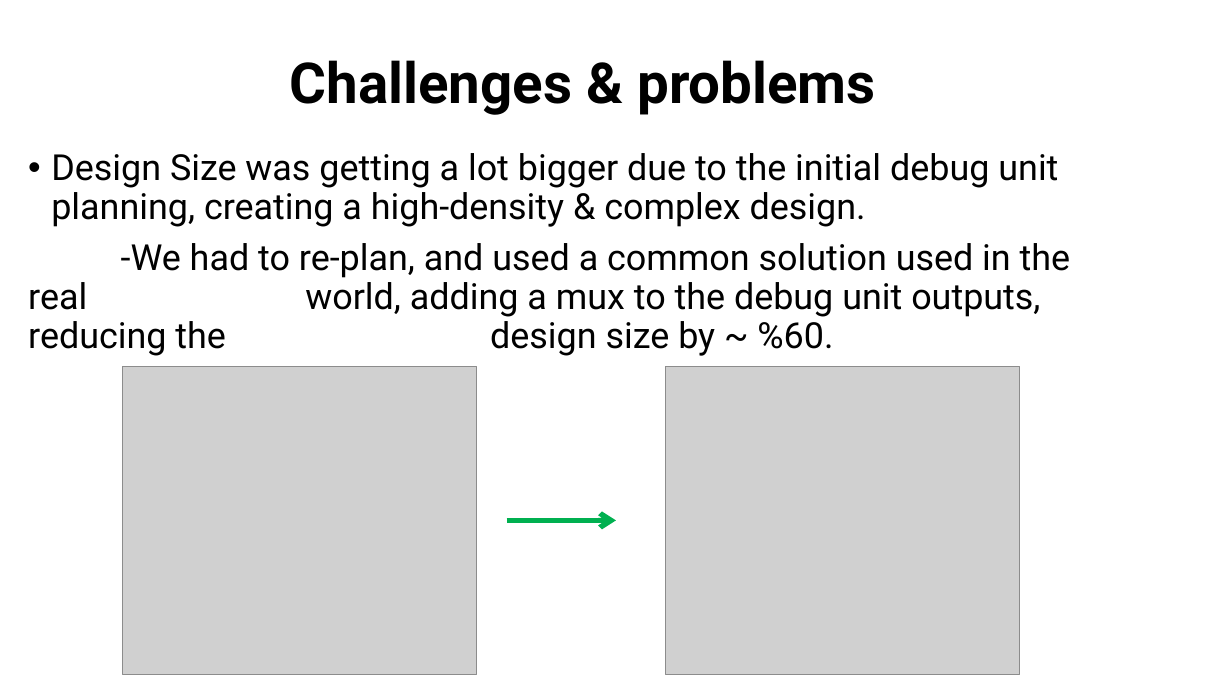
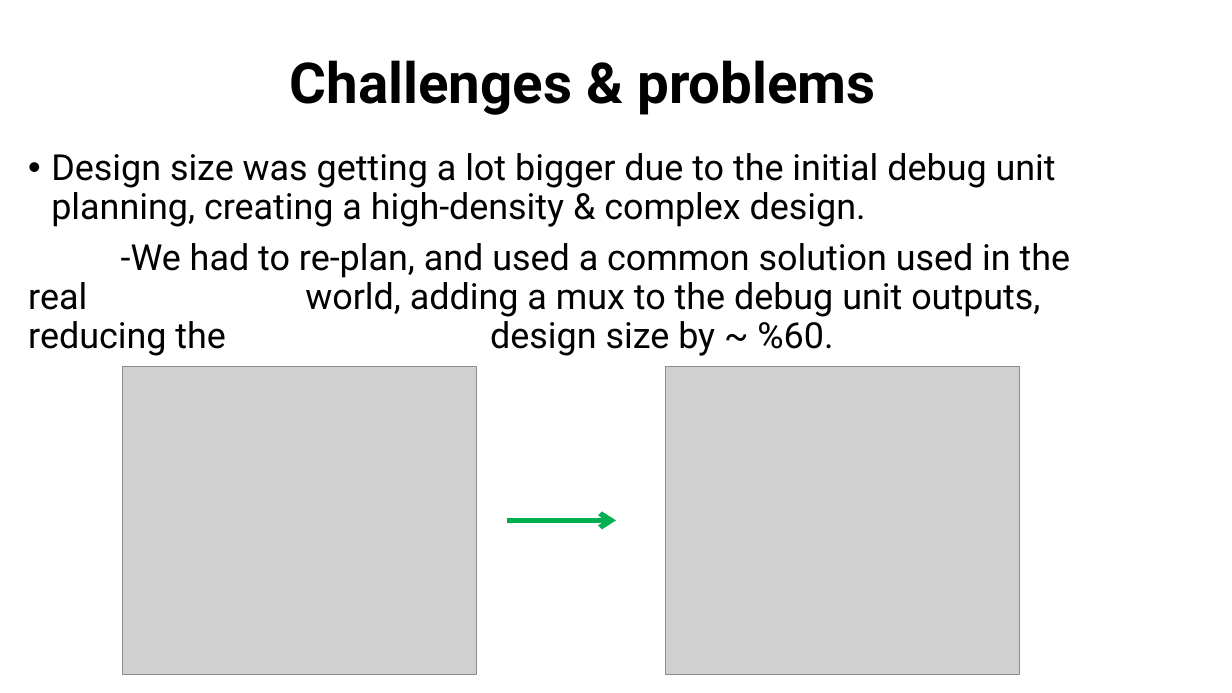
Before and after one commit to muhammad0bi/044169_project_B, a slide deck: slide 20 of Presintaions and Reports/Final presentaion VLSI project 7880.pptx (slide 19 before the commit). Drawn at 1232x693 pixels with LibreOffice and Linux fonts; fonts in the diff are those of the drawing; grey boxes stand for pictures. Boxes give left, top, right and bottom in pixels: in the first picture for what was removed or moved away, otherwise in the second. Text is boxed around its words. In the diff, an @@ line names an element or a change of style, - is before the commit and + after.

```diff
--- a/Presintaions and Reports/Final presentaion VLSI project 7880.pptx
+++ b/Presintaions and Reports/Final presentaion VLSI project 7880.pptx
@@ text at (51,153,1056,227): text changed @@
-• Design Size was getting a lot bigger due to the initial debug unit planning, creating a high-density & complex design.
+• Design size was getting a lot bigger due to the initial debug unit planning, creating a high-density & complex design.
```
Also in this commit, not shown: 3 other slides changed, 1 slide added.
